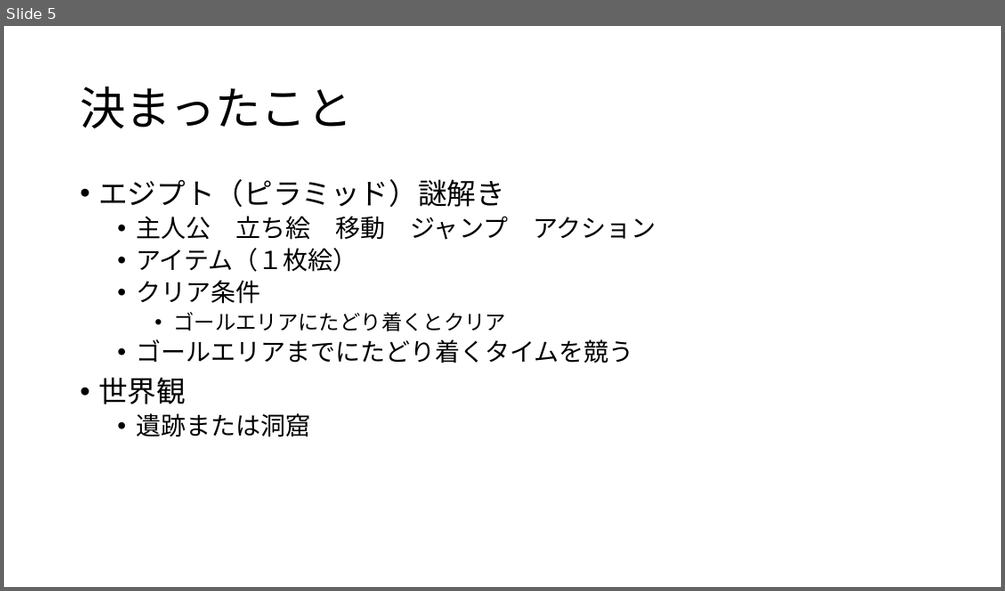
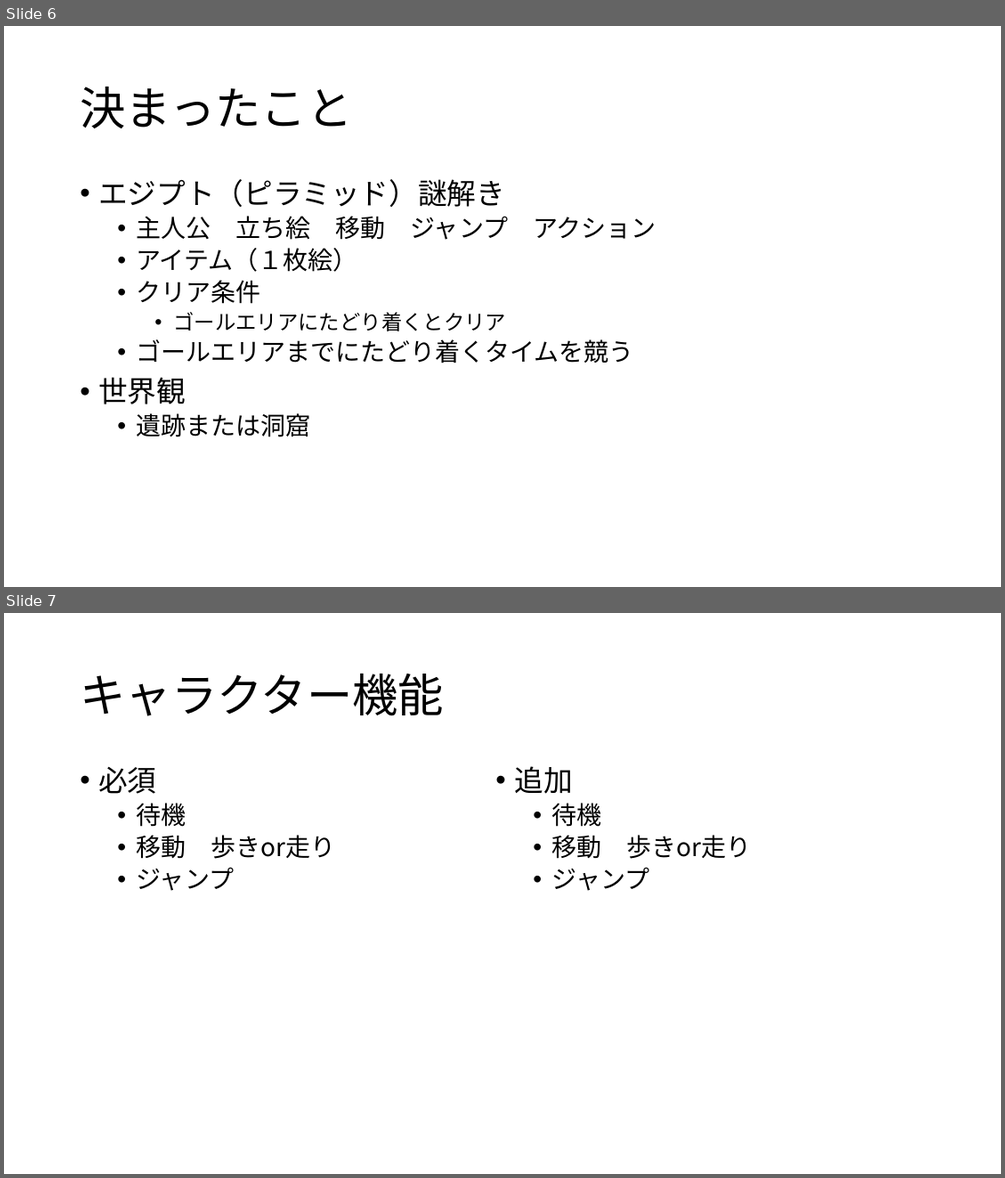
Before and after one commit to anabukiGC/GCLUC2023, a slide deck: 高松ゲーム.pptx. Shown one above the other, each under a label of ours: slide 5 before the commit, slides 6 and 7 after it. The pictures are 1005x591 and 1005x1178 pixels, drawn with LibreOffice and Linux fonts; fonts in the diff are those of the drawing. Boxes give left, top, right and bottom in pixels: in the first picture for what was removed or moved away, otherwise in the second. Text is boxed around its words. In the diff, an @@ line names an element or a change of style, - is before the commit and + after.

Commit message:
kousin

```diff
--- a/高松ゲーム.pptx
+++ b/高松ゲーム.pptx
@@ slide 7 added at (4, 613, 1001, 1174), background #FFFFFF @@
@@ title added at (80, 674, 444, 716), 44 pt, text #000000 @@
+キャラクター機能
@@ text added at (98, 767, 335, 891), 24 pt, text #000000 @@
+• 必須
+  • 待機
+  • 移動 歩きor走り
+  • ジャンプ
@@ text added at (514, 766, 751, 891), 24 pt, text #000000 @@
+• 追加
+  • 待機
+  • 移動 歩きor走り
+  • ジャンプ
@@ what was slide 5 is now slide 6 @@
```
